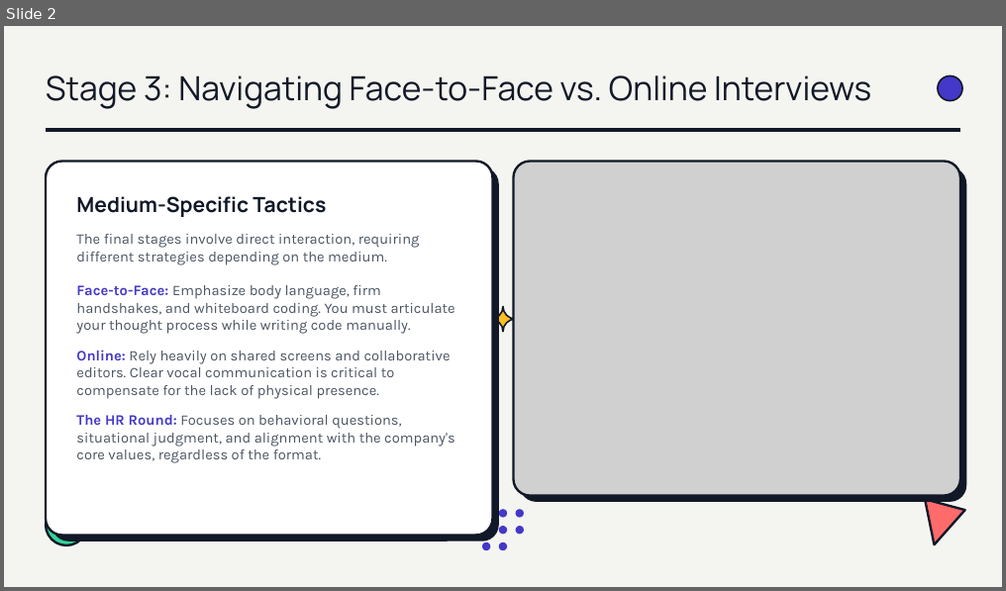
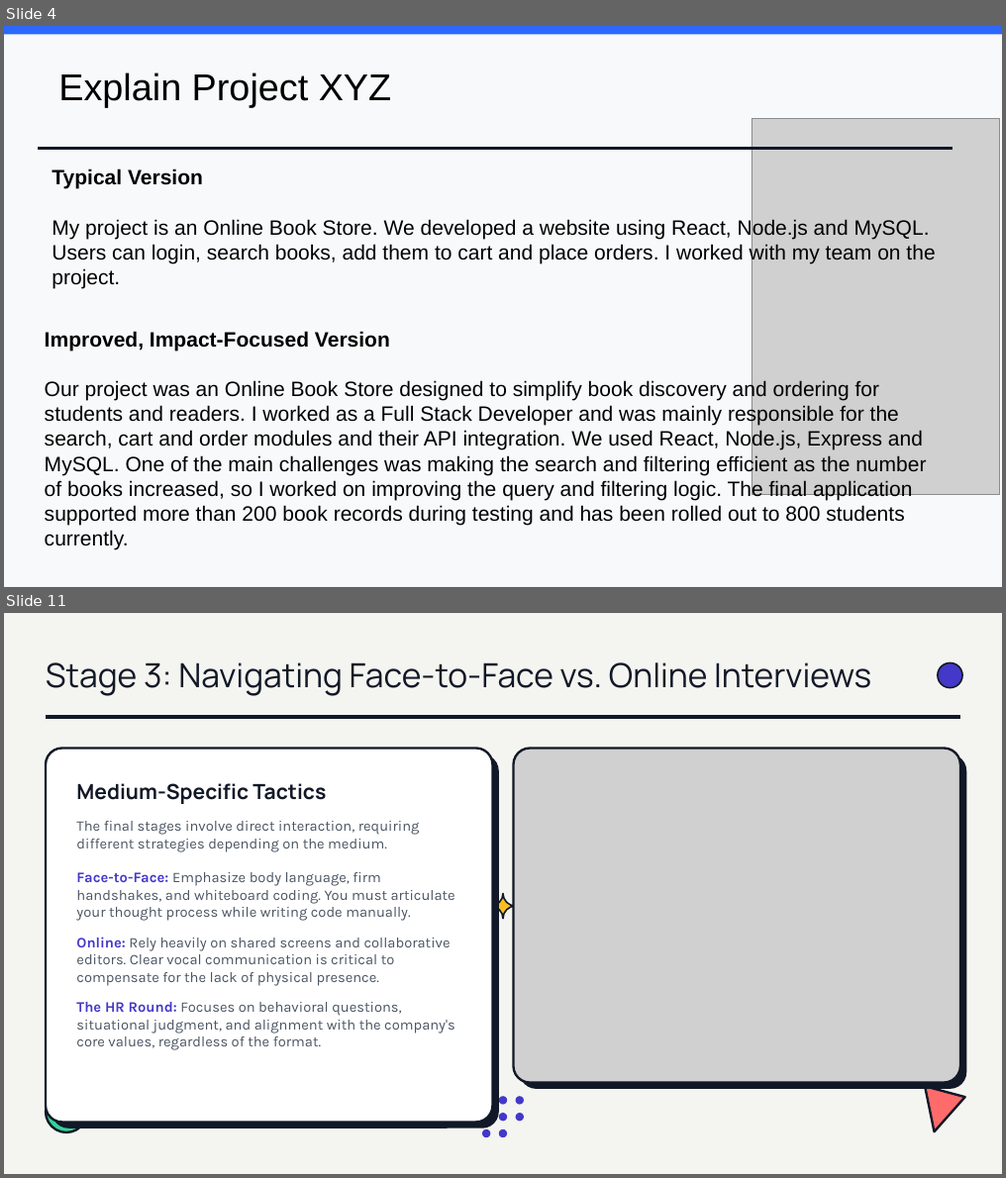
Before and after one commit to brinda-25/workshop, a slide deck: Day4/Mastering_Interview.pptx. Shown one above the other, each under a label of ours: slide 2 before the commit, slides 4 and 11 after it; the slides between them are not shown. The pictures are 1006x591 and 1006x1178 pixels, drawn with LibreOffice and Linux fonts; fonts in the diff are those of the drawing; grey boxes stand for pictures; background and template pictures are left out. Boxes give left, top, right and bottom in pixels: in the first picture for what was removed or moved away, otherwise in the second. Text is boxed around its words. In the diff, an @@ line names an element or a change of style, - is before the commit and + after.

```diff
--- a/Day4/Mastering_Interview.pptx
+++ b/Day4/Mastering_Interview.pptx
@@ slide 4 added at [4,26,1002,587], background picture (left out) @@
@@ rectangle added at [4,26,1002,587], fill #F8F9FA @@
@@ rectangle added at [4,26,1002,34], fill #2D68FE @@
@@ text added at [58,73,391,107], 36 pt, text #000000 @@
+Explain Project XYZ
@@ picture added at [751,119,1000,495] @@
@@ line added from (38, 148) to (953, 148), #111827 3 pt @@
@@ text added at [52,169,935,288], 20 pt, text #000000 @@
+Typical Version
+My project is an Online Book Store. We developed a website using React, Node.js and MySQL. Users can login, search books, add them to cart and place orders. I worked with my team on the project.
@@ text added at [45,331,926,551], 20 pt, text #000000 @@
+Improved, Impact-Focused Version
+Our project was an Online Book Store designed to simplify book discovery and ordering for students and readers. I worked as a Full Stack Developer and was mainly responsible for the search, cart and order modules and their API integration. We used React, Node.js, Express and MySQL. One of the main challenges was making the search and filtering efficient as the number of books increased, so I worked on improving the query and filtering logic. The final application supported more than 200 book records during testing and has been rolled out to 800 students currently.
@@ what was slide 2 is now slide 11 @@
```
Also in this commit, not shown: 8 other slides added.
